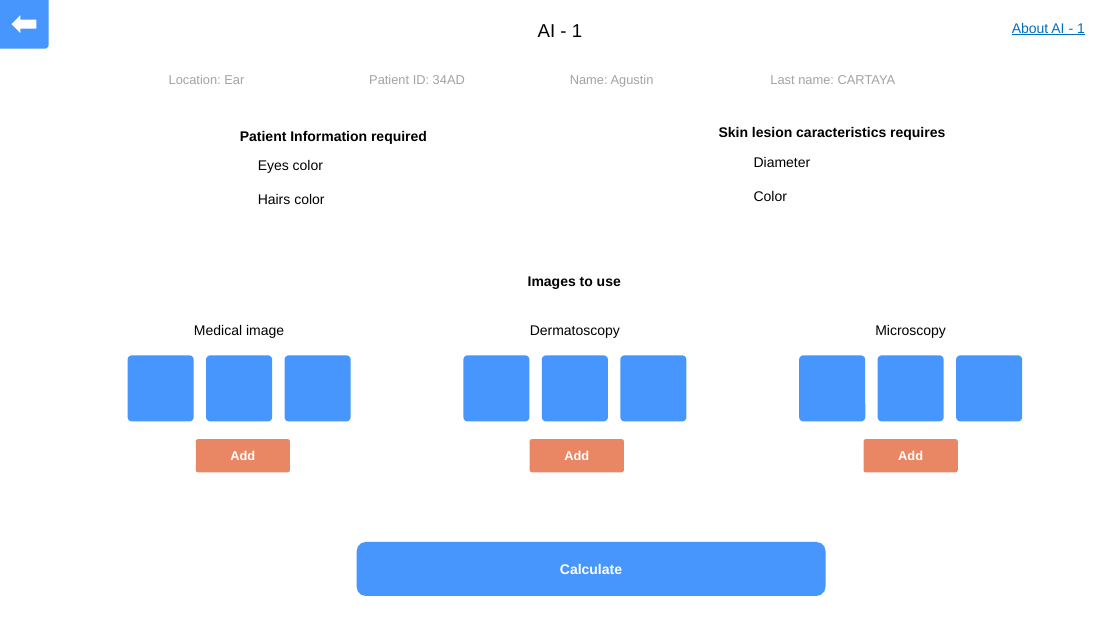
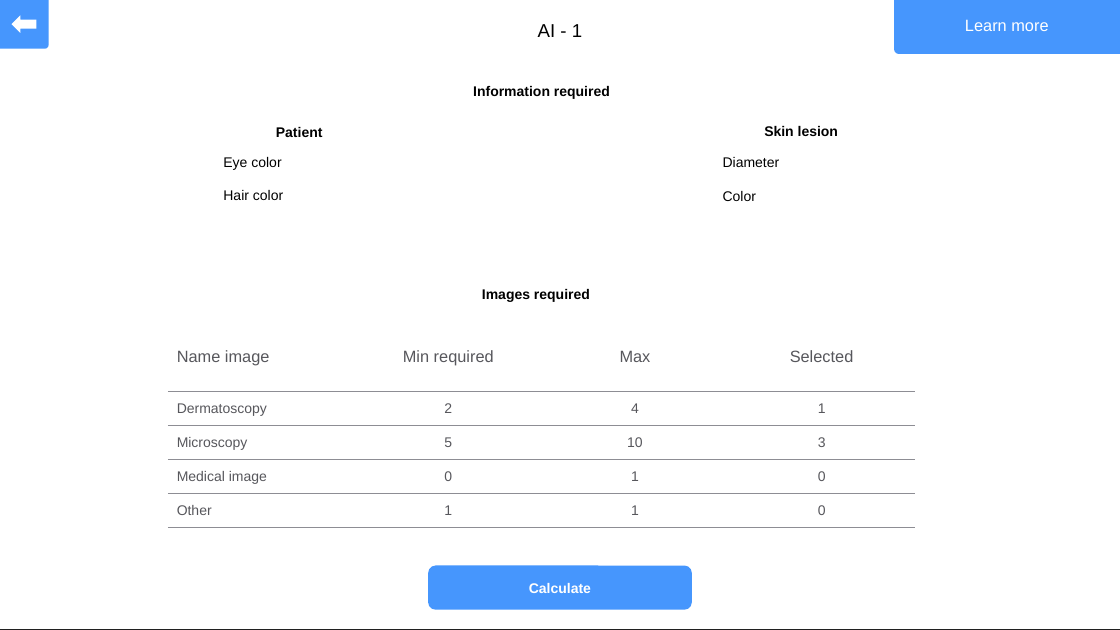
Before and after one commit to AgustinCartaya/SkinApplication, a slide deck: slide 13 of app model/Skin app.pptx. Drawn at 1120x630 pixels with LibreOffice and Linux fonts; fonts in the diff are those of the drawing; background and template pictures are left out. Boxes give left, top, right and bottom in pixels: in the first picture for what was removed or moved away, otherwise in the second. Text is boxed around its words. In the diff, an @@ line names an element or a change of style, - is before the commit and + after.

```diff
--- a/app model/Skin app.pptx
+++ b/app model/Skin app.pptx
@@ round rect added at (x1=894, y1=0, x2=1120, y2=54), fill #4696FD @@
@@ text added at (x1=965, y1=19, x2=1048, y2=31), 14 pt, text #FFFFFF @@
+Learn more
@@ text removed at (x1=1012, y1=23, x2=1085, y2=35) @@
-About AI - 1
@@ table removed at (x1=160, y1=69, x2=964, y2=108), 1 rows, 4 columns @@
-Location: Ear | Patient ID: 34AD | Name: Agustin | Last name: CARTAYA
@@ text added at (x1=473, y1=86, x2=610, y2=99), 12 pt, text #000000, bold @@
+Information required
@@ text at (x1=276, y1=127, x2=323, y2=137): text changed @@
-Patient Information required
+Patient
@@ text at (x1=764, y1=126, x2=838, y2=136): text changed @@
-Skin lesion caracteristics requires
+Skin lesion
@@ text at (x1=223, y1=157, x2=283, y2=200): text changed @@
-Eyes color
-Hairs color
+Eye color
+Hair color
@@ text "Diameter" moved from (x1=754, y1=157, x2=811, y2=201) to (x1=723, y1=157, x2=780, y2=201) @@
@@ text at (x1=482, y1=289, x2=590, y2=302): text changed @@
-Images to use
+Images required
@@ table added at (x1=168, y1=344, x2=914, y2=528), 5 rows, 4 columns @@
+Name image | Min required | Max | Selected
+Dermatoscopy | 2 | 4 | 1
+Microscopy | 5 | 10 | 3
+Medical image | 0 | 1 | 0
+Other | 1 | 1 | 0
@@ group removed at (x1=128, y1=325, x2=1023, y2=472): 12 rounded rectangles, 3 texts @@
-Microscopy
-Medical image
-Dermatoscopy
-Add
-Add
-Add
@@ rounded rectangle "Calculate" resized from (x1=357, y1=542, x2=826, y2=596) to (x1=429, y1=565, x2=692, y2=610) @@
```
Also in this commit, not shown: 16 other files.
